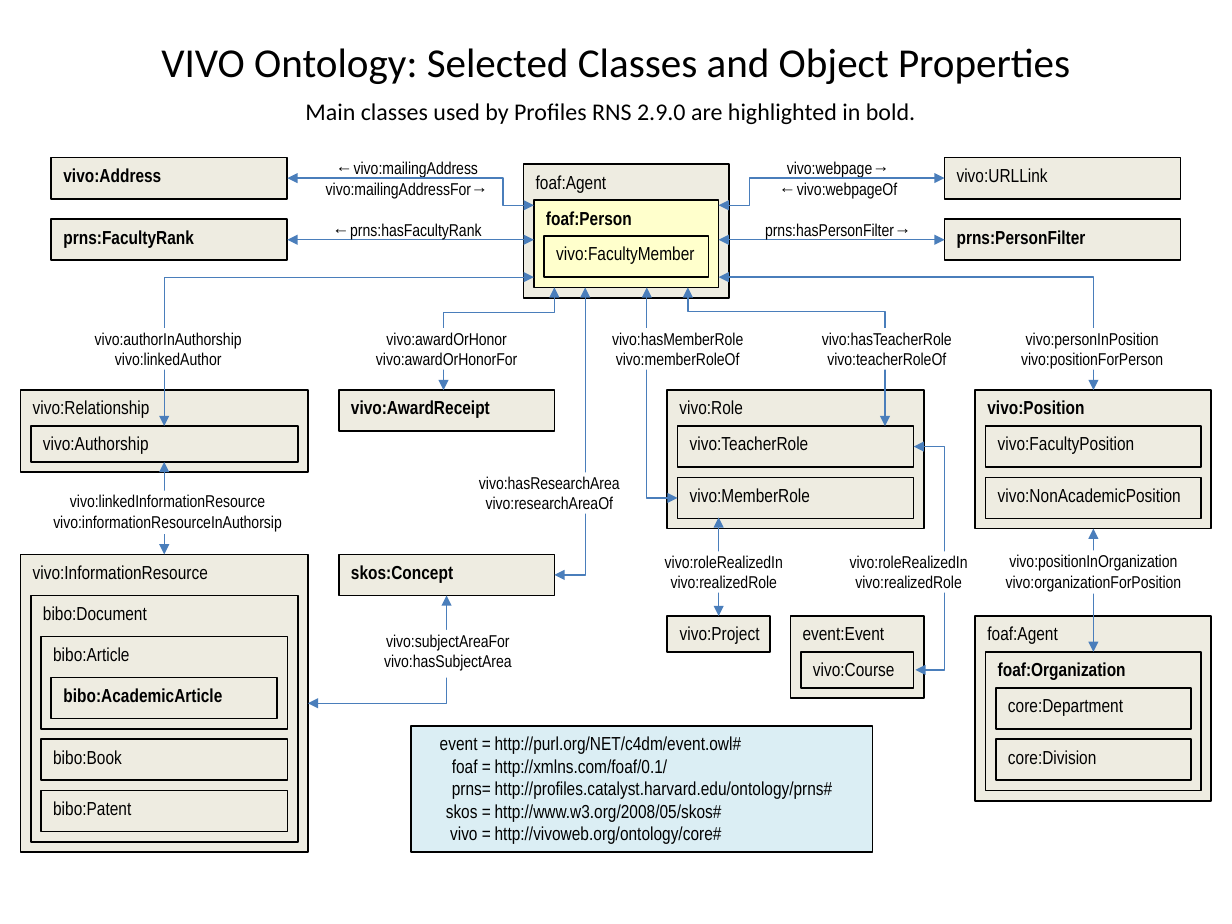
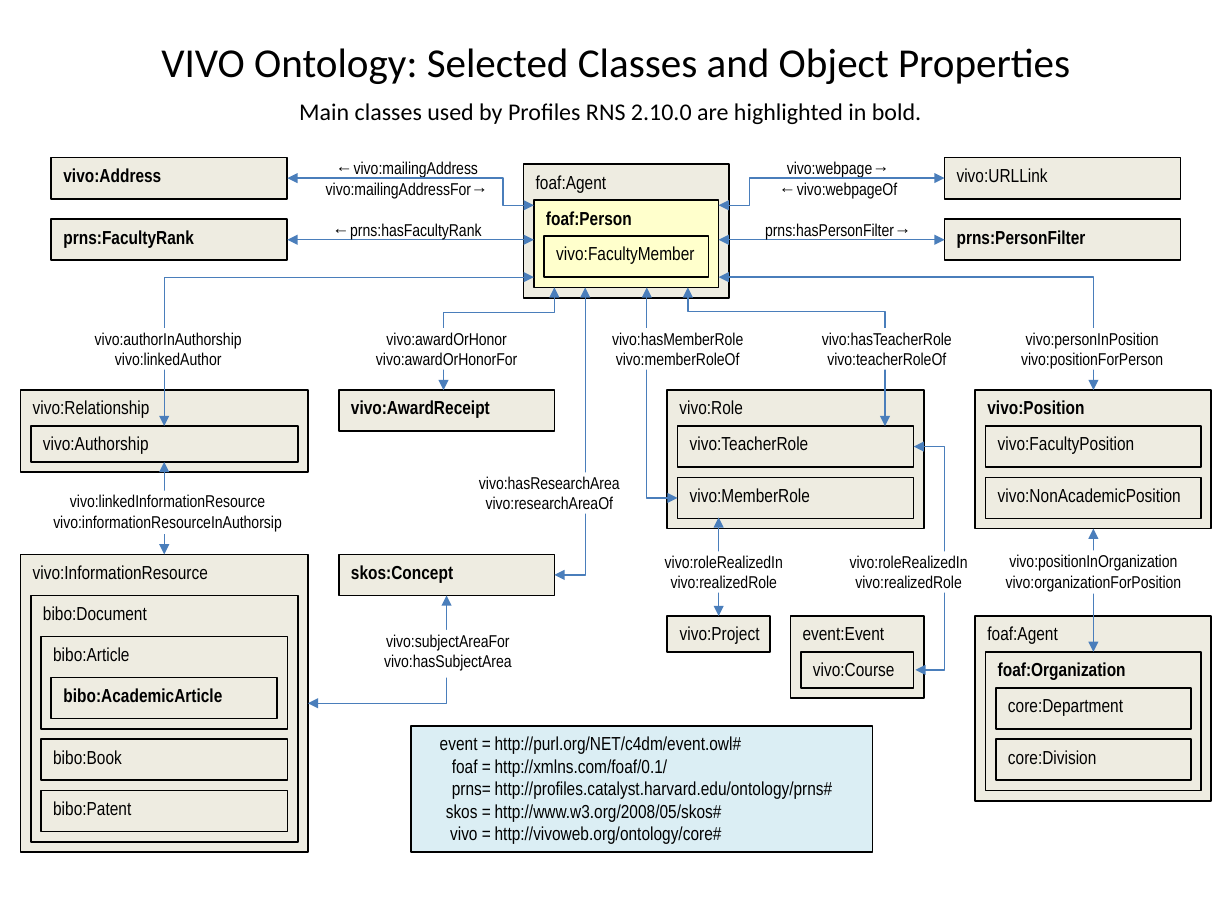
Before and after one commit to ProfilesRNS/ProfilesRNS, a slide deck: slide 1 of Documentation/ProfilesRNS_OntologyDiagram.pptx. Drawn at 1232x924 pixels with LibreOffice and Linux fonts; fonts in the diff are those of the drawing. Boxes give left, top, right and bottom in pixels: in the first picture for what was removed or moved away, otherwise in the second. Text is boxed around its words. In the diff, an @@ line names an element or a change of style, - is before the commit and + after.

Commit message:
Profiles 2.10.0 Documentation

```diff
--- a/Documentation/ProfilesRNS_OntologyDiagram.pptx
+++ b/Documentation/ProfilesRNS_OntologyDiagram.pptx
@@ text at (x1=299, y1=103, x2=921, y2=124): text changed @@
-Main classes used by Profiles RNS 2.9.0 are highlighted in bold.
+Main classes used by Profiles RNS 2.10.0 are highlighted in bold.
```
Also in this commit, not shown: 6 other files.
